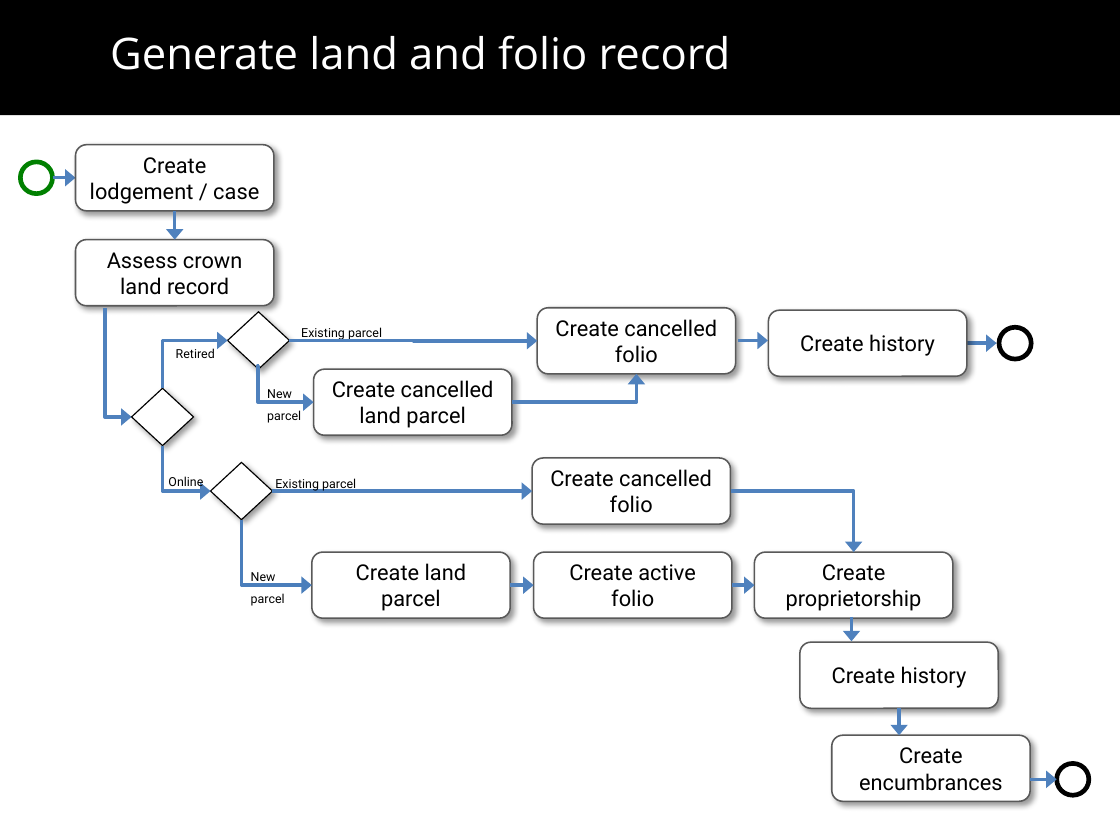
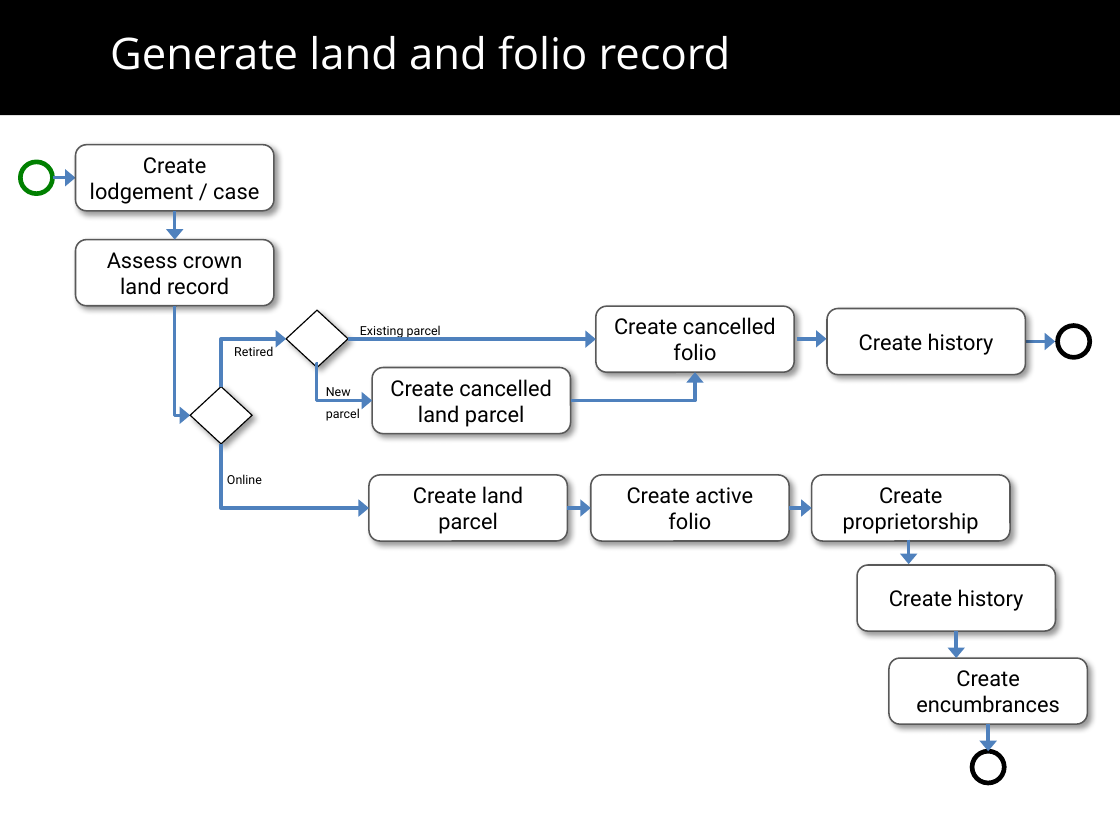
Before and after one commit to mrpeel/crown-land-mig, a slide deck: slide 5 of Crown Land Migration Process.pptx. Drawn at 1120x840 pixels with LibreOffice and Linux fonts; fonts in the diff are those of the drawing. Boxes give left, top, right and bottom in pixels: in the first picture for what was removed or moved away, otherwise in the second. Text is boxed around its words. In the diff, an @@ line names an element or a change of style, - is before the commit and + after.

Commit message:
Update migration process to create active folios for leases

```diff
--- a/Crown Land Migration Process.pptx
+++ b/Crown Land Migration Process.pptx
@@ elbow arrow moved from (105, 308) - (131, 417) to (175, 306) - (190, 416) @@
@@ diamond: place and size @@
-diamond at [131, 389, 193, 446]
+diamond at [190, 386, 252, 444]
@@ rounded rectangle "Create cancelled land parcel": place and size @@
-rounded rectangle "Create cancelled land parcel" at [314, 370, 512, 436]
+rounded rectangle "Create cancelled land parcel" at [372, 367, 570, 433]
@@ 4 texts, 4 elbow arrows, 2 rounded rectangles, 2 arrows, 1 ellipse, 1 diamond: place and size @@
-4 texts, 4 elbow arrows, 2 rounded rectangles, 2 arrows, 1 ellipse, 1 diamond at [162, 308, 1032, 489]
+4 texts, 4 elbow arrows, 2 rounded rectangles, 2 arrows, 1 ellipse, 1 diamond at [221, 306, 1090, 484]
@@ elbow arrow moved from (162, 446) - (211, 491) to (221, 444) - (368, 508) @@
@@ diamond removed at [211, 463, 272, 520] @@
@@ text removed at [275, 478, 356, 491] @@
-Existing parcel
@@ rounded rectangle removed at [532, 458, 730, 524] @@
-Create cancelled folio
@@ arrow removed from (272, 491) to (532, 491) @@
@@ elbow arrow removed from (730, 491) to (853, 552) @@
@@ arrow moved from (732, 585) - (755, 585) to (790, 508) - (812, 508) @@
@@ elbow arrow removed from (242, 520) to (311, 585) @@
@@ rounded rectangle "Create history": place and size @@
-rounded rectangle "Create history" at [800, 642, 998, 708]
+rounded rectangle "Create history" at [857, 564, 1055, 631]
@@ 4 rounded rectangles, 3 arrows: place and size @@
-4 rounded rectangles, 3 arrows at [311, 552, 1030, 801]
+4 rounded rectangles, 3 arrows at [368, 475, 1088, 725]
@@ text removed at [251, 572, 276, 584] @@
-New
-parcel
@@ arrow moved from (1030, 780) - (1056, 780) to (988, 725) - (988, 752) @@
@@ ellipse: place and size @@
-ellipse at [1056, 764, 1089, 795]
+ellipse at [972, 752, 1005, 783]
```
